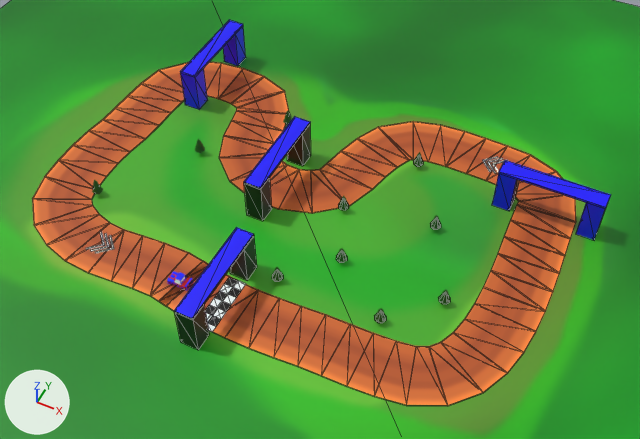
The glTF model common/models/scena/road.gltf: old version first, new version second.
Rendered twice from a 50 mm lens placed at (33.9, -43.5, 72.2), pointed at (5.1, 14.2, 0.2). Every picture has the same lights, and +X, +Y and +Z are marked at lower left. Mesh edges are drawn as thin lines on the coarser meshes. Where no turn or scale is listed for an object, it has been applied to the vertices.
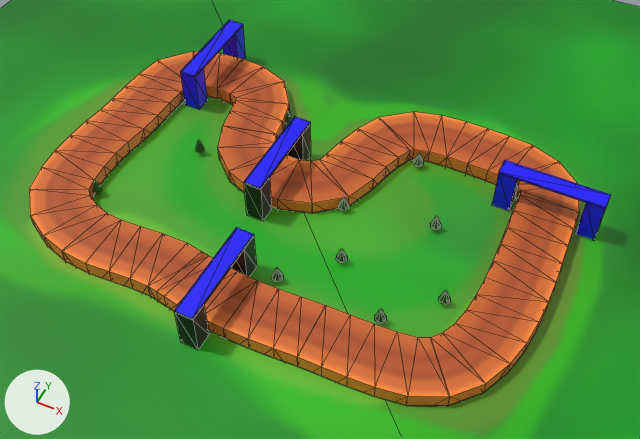
Pixel boxes (x1, y1, x2, y2) of what changed, in the pictures (640 x 439 px):
'Road.001', added (orange): after (29, 51, 579, 406)
'Road', unchanged, covered by the edit: before (32, 62, 576, 406); after (47, 97, 553, 406)

Patch to the scene script:
```diff
--- a/common/models/scena/road.gltf.py
+++ b/common/models/scena/road.gltf.py
@@ mat_material_061 @@
+mat_material_061 = principled_material('Material.061')
+mat_material_061.texture = img_road
@@ me_plane_022 @@
+me_plane_022.from_pydata(...)  # 401 vertices, 760 faces; spans x -26.3..30.7, y -3.7..34.6, z -2.5..1.6
+me_plane_022.materials.append(mat_material_061)  # picture img_road
@@ ob_road_001 @@
+ob_road_001 = bpy.data.objects.new('Road.001', me_plane_022)
+ob_road_001.location = (0.0, 0.0, 0.0)
```
